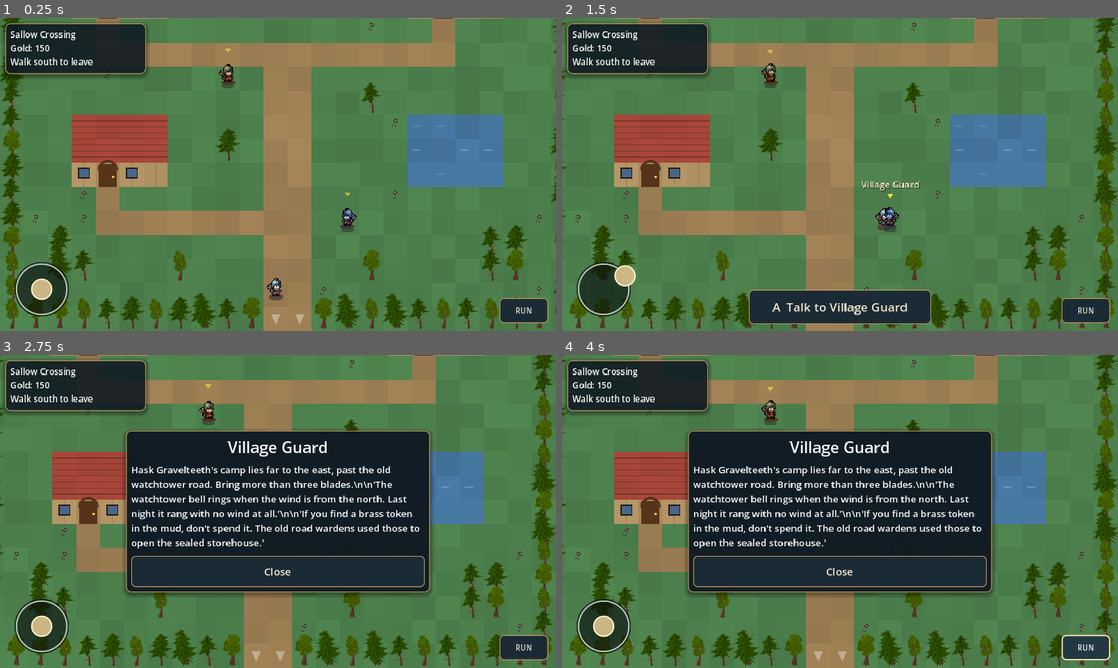
Above: before the commit, frames 1-4 (two rows, left to right).
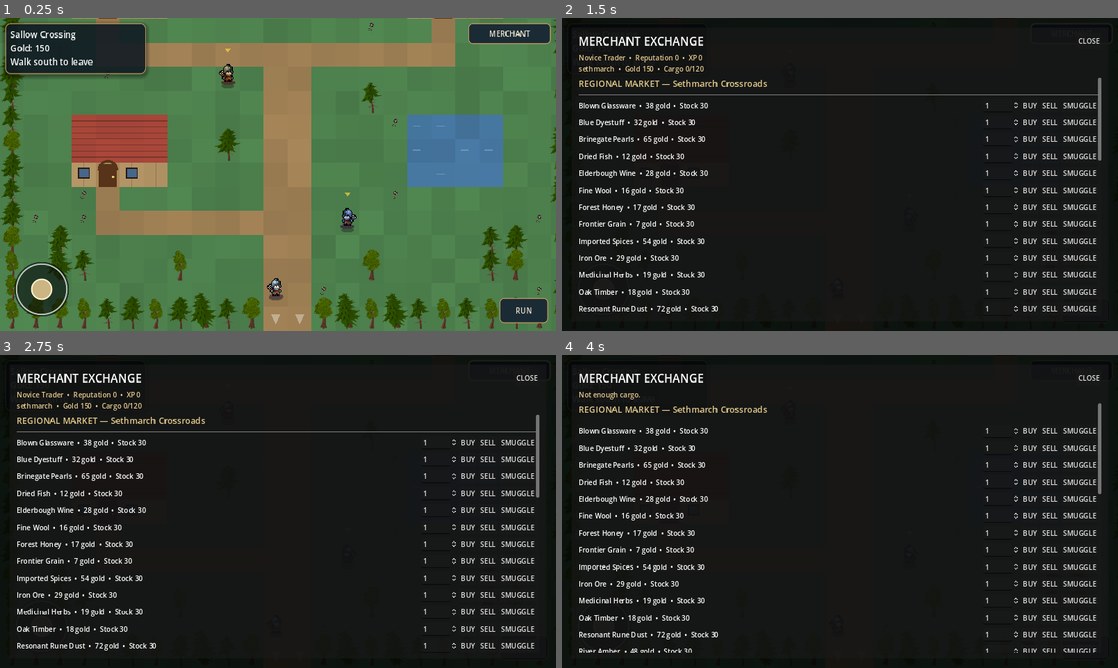
Above: after the commit, the same moments.

Repository: ninjun42215-gif/KindleWake
Game: Godot game, scene res://Location.tscn
Same seed, same stepped clock (60 frames per second), same inputs: the game is played once before the commit and once after it. This scene is started directly instead of the project's main scene.
Inputs (mouse positions are in pixels of both pictures, inside the frame that each line leads up to):
- Up to frame 1 (0.25 s): no input
- Up to frame 2 (1.5 s): click (1073, 33) at 0.5 s, where only the run after the commit has a clickable "MERCHANT"; drag from (606, 290) to (895, 105) at 1.27 s
- Up to frame 3 (2.75 s): click (278, 642) at 2 s, where only the run before the commit has a clickable "A Talk to Village Guard"
- Up to frame 4 (4 s): click "RUN" at 2.75 s; click "RUN: ON" (after the commit: "RUN") at 3.5 s

The runs differ from the first frame. In frame 1, 1.0% of the frame differs, in the area x 84-100%, y 1-9%; in frame 2, 97%, in the area x 0-100%, y 0-100%; in frame 3, 78%; in frame 4, 78%.

Commit message:
Add merchant exchange access in settlement scenes

Diff:
--- a/Kindlewake/scripts/ui/location_scene.gd
+++ b/Kindlewake/scripts/ui/location_scene.gd
@@ -5,6 +5,7 @@
 const ExplorationControls = preload("res://scripts/ui/exploration_controls.gd")
 const VirtualStick = preload("res://scripts/ui/virtual_stick.gd")
 const PremiumUITheme = preload("res://scripts/ui/premium_ui_theme.gd")
+const MerchantScreenScript = preload("res://scripts/ui/merchant_screen.gd")
 ## Towns and building interiors (data/locations.json, rules in LocalMap).
 ## Walk with tap / drag like the overworld. Walking into a door loads the next map (town -> house -> town) inside this
 ## scene; walking onto the exit (E) of a town returns to the overworld. People and objects ("spots") are used with the
@@ -38,6 +39,8 @@
 var spot_text: Label
 var spot_buttons: VBoxContainer
 var party_screen: PartyScreen
+var merchant_screen: Control
+var merchant_button: Button
 var move_stick: VirtualStick
 var run_btn: Button
 var run_toggled: bool = false
@@ -68,6 +71,8 @@
 func _load_map(id: String, spawn: Vector2i) -> void:
     current_map_id = id
     lmap = maps[id]
+    if merchant_button != null:
+        merchant_button.visible = lmap.kind == "town"
     var sp: Vector2i = spawn if spawn.x >= 0 else lmap.entry
     player_pos = cell_center(sp)
     last_cell = sp
@@ -83,7 +88,7 @@
 # ------------------------------------------------------------------ input and movement
 
 func _unhandled_input(event: InputEvent) -> void:
-    if panel_open or party_screen.visible or leaving:
+    if panel_open or party_screen.visible or (merchant_screen != null and merchant_screen.visible) or leaving:
         return
     if event is InputEventMouseButton:
         var mb := event as InputEventMouseButton
@@ -111,7 +116,7 @@
 func _process(delta: float) -> void:
     if leaving:
         return
-    if not panel_open and not party_screen.visible:
+    if not panel_open and not party_screen.visible and (merchant_screen == null or not merchant_screen.visible):
         moving_vector = ExplorationControls.movement_vector()
         if move_stick != null and move_stick.value.length() > moving_vector.length():
             moving_vector = move_stick.value
@@ -384,6 +389,19 @@
 
 func _on_party_closed() -> void:
     hud_text = ""
+
+
+func _open_merchant() -> void:
+    if leaving or panel_open or party_screen.visible:
+        return
+    has_target = false
+    pressing = false
+    merchant_screen.open_exchange()
+
+
+func _on_merchant_closed() -> void:
+    hud_text = ""
+    GameState.save_campaign("auto_a")
 
 
 # ------------------------------------------------------------------ drawing
@@ -709,6 +727,16 @@
     party_screen.set_anchors_and_offsets_preset(Control.PRESET_FULL_RECT)
     party_screen.visible = false
     party_screen.closed.connect(_on_party_closed)
+    merchant_button = _btn("MERCHANT", _open_merchant, 17)
+    merchant_button.custom_minimum_size = Vector2(190, 48)
+    root.add_child(merchant_button)
+    merchant_button.set_anchors_and_offsets_preset(Control.PRESET_TOP_RIGHT, Control.PRESET_MODE_MINSIZE, 12)
+    merchant_button.grow_horizontal = Control.GROW_DIRECTION_BEGIN
+    merchant_screen = MerchantScreenScript.new()
+    root.add_child(merchant_screen)
+    merchant_screen.set_anchors_and_offsets_preset(Control.PRESET_FULL_RECT)
+    merchant_screen.visible = false
+    merchant_screen.closed.connect(_on_merchant_closed)
 
 
 func _update_hud() -> void:
